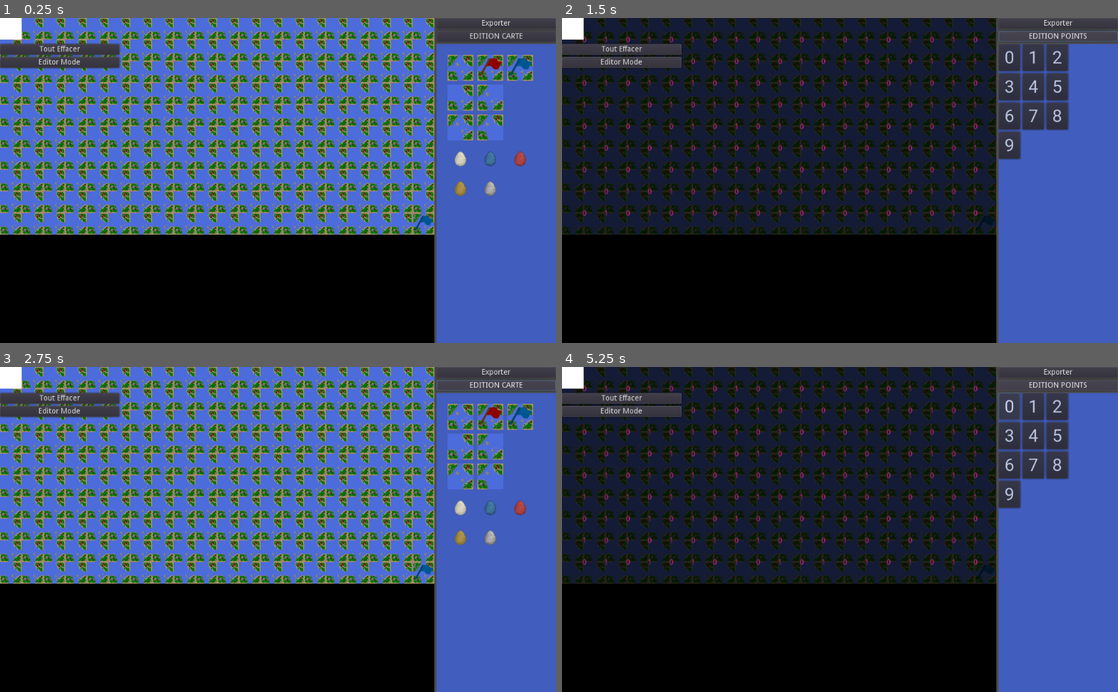
Above: before the commit, frames 1-4 (two rows, left to right).
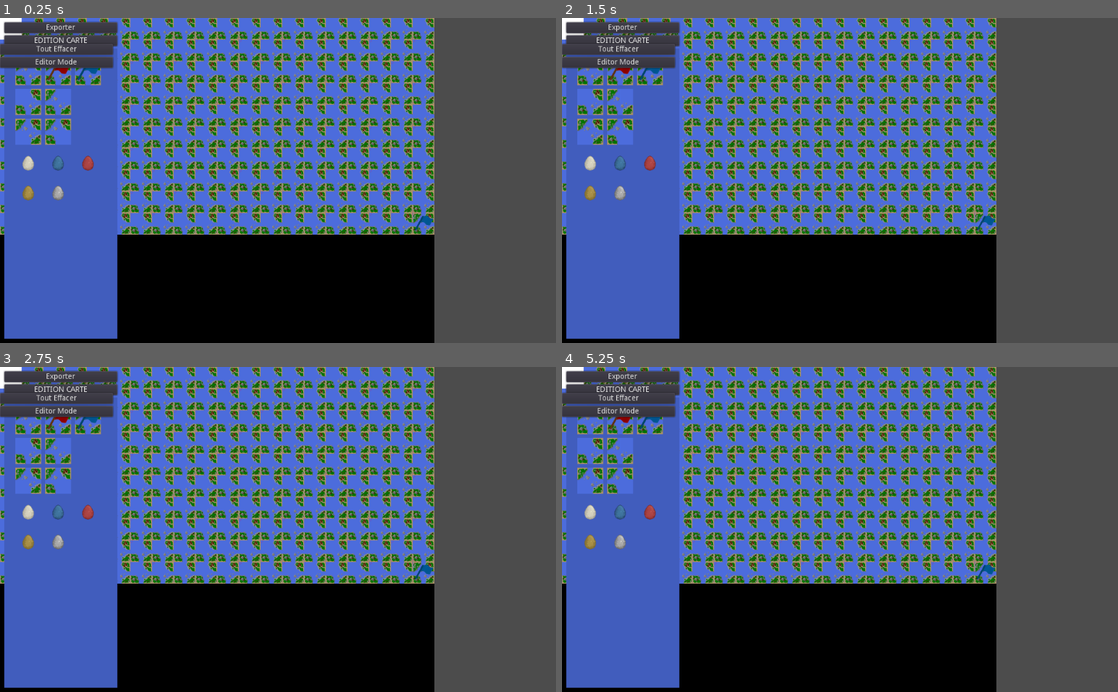
Above: after the commit, the same moments.

Repository: prologin/prologin2024
Game: Godot game, scene res://Scenes/MapEditor/MapEditor.tscn
Two runs of this game, one before a commit and one after it. Both use one fixed random seed, a clock stepped at 60 frames per second and the inputs below. This scene is started directly instead of the project's main scene.
Inputs (mouse positions are in pixels of both pictures, inside the frame that each line leads up to):
- Up to frame 1 (0.25 s): no input
- Up to frame 2 (1.5 s): click "Exporter" at 0.5 s; click "EDITION CARTE" at 1.25 s
- Up to frame 3 (2.75 s): click "EDITION POINTS" (after the commit: "EDITION CARTE") at 2 s
- Up to frame 4 (5.25 s): click "Tout Effacer" at 2.75 s; click "Exporter" at 3.5 s; click "EDITION CARTE" at 4.25 s; click (1006, 406) at 5 s, where only the run before the commit has a clickable "0"

The runs differ from the first frame. In frame 1, 38% of the frame differs, in the area x 0-100%, y 0-100%; in frame 2, 76%; in frame 3, 38%; in frame 4, 76%.

Commit message:
front(editor): Custom point selection

Diff:
--- a/gui/godot/Scenes/MapEditor/MapEditor.tscn
+++ b/gui/godot/Scenes/MapEditor/MapEditor.tscn
@@ -35,26 +35,27 @@
 margin_bottom = 40.0
 
 [node name="VBoxContainer" type="VBoxContainer" parent="Selector"]
-margin_left = 804.0
-margin_right = 1024.0
-margin_bottom = 600.0
+margin_left = 8.0
+margin_top = 8.0
+margin_right = 216.0
+margin_bottom = 592.0
 size_flags_horizontal = 3
 size_flags_vertical = 3
 
-[node name="ClearMap" type="Button" parent="Selector/VBoxContainer"]
-margin_right = 220.0
+[node name="Export" type="Button" parent="Selector/VBoxContainer"]
+margin_right = 208.0
 margin_bottom = 20.0
 text = "Exporter"
 
 [node name="EditorModeToggle" type="Button" parent="Selector/VBoxContainer"]
 margin_top = 24.0
-margin_right = 220.0
+margin_right = 208.0
 margin_bottom = 44.0
 text = "Importer"
 
 [node name="ClearMap" type="Button" parent="HBoxContainer/Selector/VBoxContainer"]
 margin_top = 48.0
-margin_right = 220.0
+margin_right = 208.0
 margin_bottom = 68.0
 grow_horizontal = 2
 grow_vertical = 2
@@ -62,20 +63,28 @@
 
 [node name="EditorModeToggle" type="Button" parent="HBoxContainer/Selector/VBoxContainer"]
 margin_top = 72.0
-margin_right = 220.0
+margin_right = 208.0
 margin_bottom = 92.0
 text = "Editor Mode"
 
+[node name="PointsAmount" type="TextEdit" parent="Selector/VBoxContainer"]
+margin_top = 96.0
+margin_right = 208.0
+margin_bottom = 146.0
+rect_min_size = Vector2( 0, 50 )
+hint_tooltip = "Nombre de points de la sélection"
+custom_fonts/font = ExtResource( 5 )
+
 [node name="ViewportContainer" type="ViewportContainer" parent="Selector/VBoxContainer"]
-margin_top = 48.0
-margin_right = 220.0
-margin_bottom = 600.0
+margin_top = 150.0
+margin_right = 208.0
+margin_bottom = 584.0
 size_flags_horizontal = 3
 size_flags_vertical = 3
 stretch = true
 
 [node name="Viewport" type="Viewport" parent="Selector/VBoxContainer/ViewportContainer"]
-size = Vector2( 220, 552 )
+size = Vector2( 208, 434 )
 handle_input_locally = false
 render_target_update_mode = 3
 
@@ -181,6 +190,10 @@
 [connection signal="pressed" from="Selector/VBoxContainer/ClearMap" to="." method="_on_ClearMap_pressed"]
 [connection signal="pressed" from="Selector/VBoxContainer/EditorModeToggle" to="." method="_on_EditorModeToggle_pressed"]
 [connection signal="pressed" from="Selector/VBoxContainer/EditorModeToggle" to="." method="_on_SampleMap_pressed"]
+[connection signal="focus_entered" from="Selector/VBoxContainer/PointsAmount" to="." method="_on_PointsAmount_focus_entered"]
+[connection signal="focus_exited" from="Selector/VBoxContainer/PointsAmount" to="." method="_on_PointsAmount_focus_exited"]
+[connection signal="gui_input" from="Selector/VBoxContainer/PointsAmount" to="." method="_on_PointsAmount_gui_input"]
+[connection signal="text_changed" from="Selector/VBoxContainer/PointsAmount" to="." method="_on_PointsAmount_text_changed"]
 [connection signal="on_selection" from="Selector/VBoxContainer/ViewportContainer/Viewport/CenterContainer/BGSelector" to="." method="_on_BGSelector_on_selection"]
 [connection signal="about_to_show" from="Popups/ExportDialog" to="." method="_on_ExportDialog_about_to_show"]
 [connection signal="file_selected" from="Popups/ExportDialog" to="." method="_on_ExportDialog_file_selected"]
--- a/gui/godot/Scripts/Scenes/MapEditor/MapEditor.gd
+++ b/gui/godot/Scripts/Scenes/MapEditor/MapEditor.gd
@@ -13,6 +13,7 @@
 onready var aigle_dialog = $Popups/AigleDialog
 onready var aigle_dialog_puissance : TextEdit = $Popups/AigleDialog/VBoxContainer/Puissance
 onready var aigle_dialog_eclosion : TextEdit = $Popups/AigleDialog/VBoxContainer/Eclosion
+onready var points_amount : TextEdit = $Selector/VBoxContainer/PointsAmount
 
 var bg_selection = null
 var points_selection = null
@@ -20,6 +21,7 @@
 var points_editor_mode = Constants.EditorMode.BACKGROUND
 var selected_aigle_data = null
 var is_dialog_opened = false
+var points_amount_focused = false
 
 
 func _ready():
@@ -33,6 +35,7 @@
 	var alpha_disabled = .25
 	tiles_selector.visible = points_editor_mode != Constants.EditorMode.POINTS
 	points_selector.visible = points_editor_mode == Constants.EditorMode.POINTS
+	points_amount.visible = points_editor_mode == Constants.EditorMode.POINTS
 	if points_editor_mode == Constants.EditorMode.POINTS:
 		editor_mode_toggle.text = 'EDITION POINTS'
 		viewer.set_alpha(alpha_disabled, 1)
@@ -42,10 +45,12 @@
 
 
 func on_point_selected(i):
+	# TODO : Highlight selected if exists
 	if points_selection in [i, -i]:
 		points_selection = -points_selection
 	else:
 		points_selection = i
+	points_amount.text = str(points_selection)
 	print('points_selection: ', points_selection)
 
 
@@ -61,7 +66,7 @@
 
 # --- Keyboard ---
 func _input(event):
-	if is_dialog_opened:
+	if is_dialog_opened or points_amount_focused:
 		return
 
 	var matching = {
@@ -79,13 +84,7 @@
 	if event is InputEventKey and event.pressed and event.scancode in matching:
 		var n = matching[event.scancode]
 		if points_editor_mode == Constants.EditorMode.POINTS:
-			# TODO : Highlight selected
-			# Inverse sign
-			if points_selection in [n, -n]:
-				points_selection = -points_selection
-			else:
-				points_selection = n
-			print('points_selection: ', points_selection)
+			on_point_selected(n)
 		else:
 			# Edit map
 			if n < len(Viewer.tiles):
@@ -272,3 +271,24 @@
 	selected_aigle.tour_eclosion = tour_eclosion
 	selected_aigle.puissance = puissance
 	viewer.update_all(viewer.map)
+
+
+func _on_PointsAmount_text_changed():
+	var n_points = points_amount.text.strip_edges().to_int()
+	if n_points != null:
+		points_selection = n_points
+		print('points_selection: ', points_selection)
+
+
+func _on_PointsAmount_focus_entered():
+	points_amount_focused = true
+
+
+func _on_PointsAmount_focus_exited():
+	points_amount_focused = false
+
+
+func _on_PointsAmount_gui_input(event):
+	if event is InputEventKey and event.pressed and event.scancode == KEY_ENTER:
+		points_amount.release_focus()
+		points_amount.text = str(points_selection)
